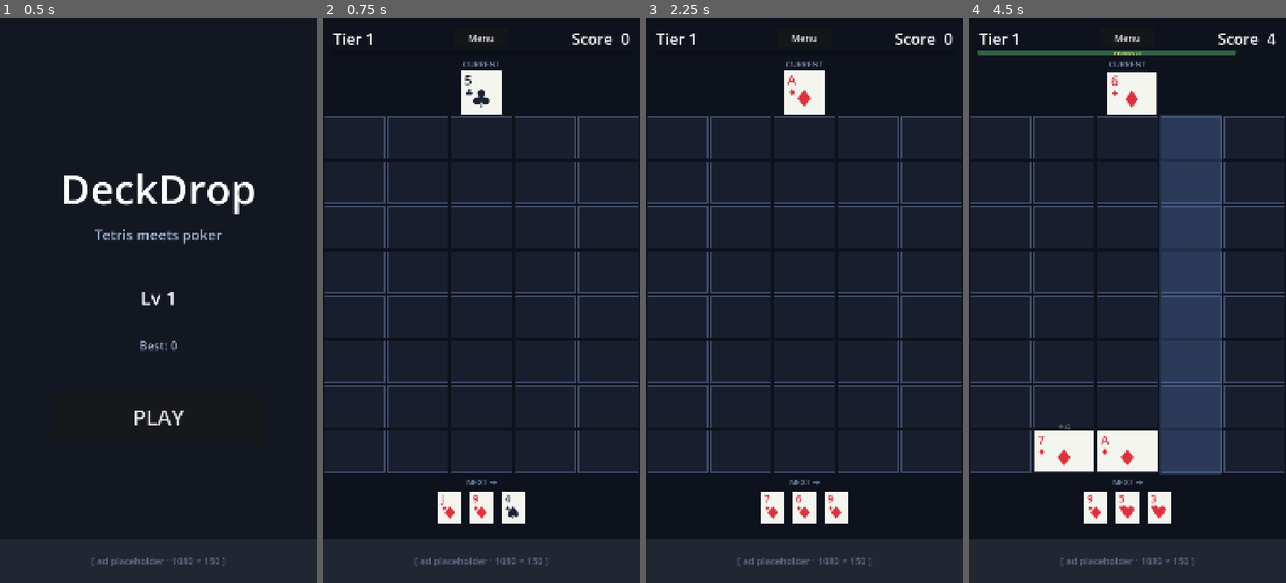
Above: before the commit, frames 1-4 (left to right).
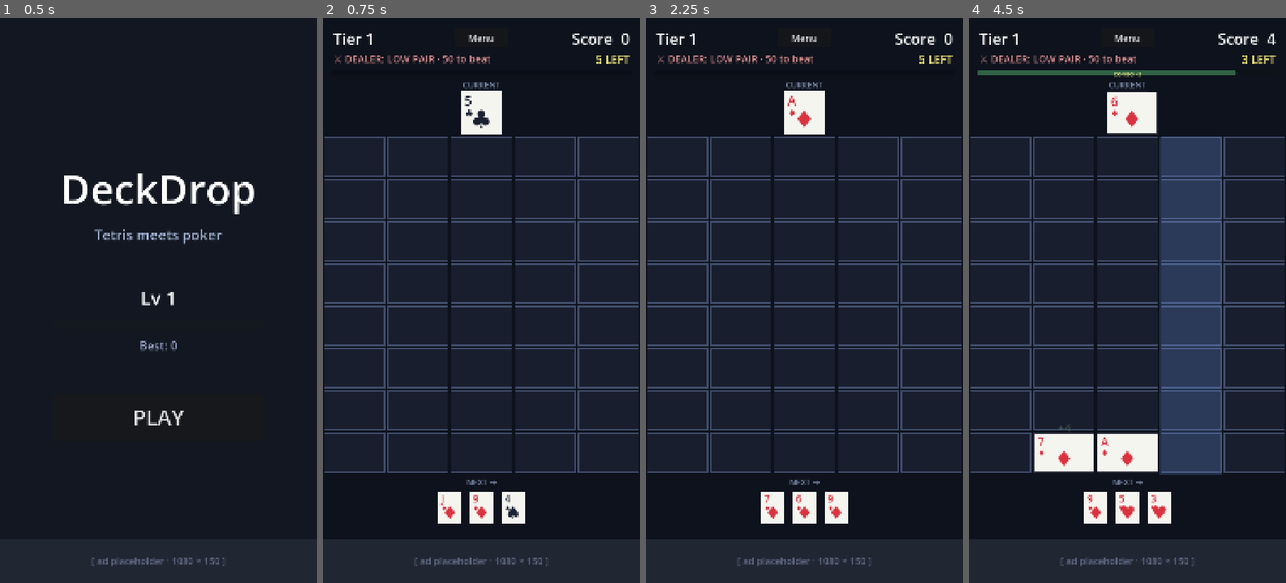
Above: after the commit, the same moments.

Repository: KrisCagle/Godot-CardStack
Game: Godot game, scene res://scenes/Title.tscn
The game is run twice, just before and just after one commit, with the same random seed, the same clock (stepped at 60 frames per second) and the same inputs.
Inputs (mouse positions are in pixels of both pictures, inside the frame that each line leads up to):
- Up to frame 1 (0.5 s): no input
- Up to frame 2 (0.75 s): click "PLAY" at 0.5 s
- Up to frame 3 (2.25 s): click "Menu" at 1.25 s; click "PLAY" at 2 s
- Up to frame 4 (4.5 s): tap Enter at 2.75 s; move the mouse to (1127, 294) at 2.77 s; click (1127, 294) at 2.92 s; move the mouse to (1064, 328) at 3.52 s; click (1064, 328) at 3.67 s; move the mouse to (1159, 176) at 4.27 s; click (1159, 176) at 4.42 s

Frame 1 is identical in both runs. In frame 2, 7.6% of the frame differs, in the area x 0-100%, y 6-74%; in frame 3, 7.6%; in frame 4, 10%, in the area x 0-100%, y 5-80%.

Commit message:
Add Dealer Showdown: 5-card-round opposition with auto-game-over
A Dealer issues a target score every 5 placements (ROUND_LENGTH).
During the round, the game tracks the player's highest single-hand
score (after combo + cascade-tier multipliers). At the 5th placement
the round resolves:

  - Player best > dealer target: BONUS score = 50% of dealer's value,
    dealer scales up one internal tier next round (Low Pair → Pair →
    Two Pair → ... → Royal Flush), big "BEAT DEALER +N" popup, small
    celebratory shake.
  - Player best <= dealer target: instant game over with reason
    "dealer_won" and a "DEALER WINS!" popup.

HUD grows from 130 → 200 to fit two new labels:
  - DealerInfoLabel: "⚔ DEALER: PAIR · 100 to beat" (left)
  - RoundCounterLabel: "5 LEFT" (right, color-shifts red as it nears 1)

TopArea + PlayField shift down accordingly; PlayField cell height
drops from 152 to 144 (negligible).

Dealer's "hand" is intentionally text-only — only the target score
matters for win/lose. Generating an actual 5-card hand of arbitrary
type is ~100 lines that doesn't change gameplay; can upgrade to
visual cards later if it helps the opposition feel.

game_over_panel accepts a reason field and swaps the title text
("GAME OVER" vs "DEALER WINS") + color to match.

Diff:
--- a/DeckDrop/scenes/Game.tscn
+++ b/DeckDrop/scenes/Game.tscn
@@ -23,7 +23,7 @@
 layout_mode = 1
 anchors_preset = 10
 anchor_right = 1.0
-offset_bottom = 130.0
+offset_bottom = 200.0
 
 [node name="TierLabel" type="Label" parent="HUD"]
 layout_mode = 1
@@ -58,6 +58,31 @@
 offset_bottom = 100.0
 text = "Menu"
 theme_override_font_sizes/font_size = 32
+
+[node name="DealerInfoLabel" type="Label" parent="HUD"]
+layout_mode = 1
+offset_left = 36.0
+offset_top = 115.0
+offset_right = 700.0
+offset_bottom = 160.0
+modulate = Color(0.85, 0.55, 0.55, 1)
+text = "DEALER: Pair · 100"
+vertical_alignment = 1
+theme_override_font_sizes/font_size = 34
+
+[node name="RoundCounterLabel" type="Label" parent="HUD"]
+layout_mode = 1
+anchor_left = 1.0
+anchor_right = 1.0
+offset_left = -300.0
+offset_top = 115.0
+offset_right = -36.0
+offset_bottom = 160.0
+modulate = Color(1, 0.95, 0.5, 1)
+text = "5 LEFT"
+horizontal_alignment = 2
+vertical_alignment = 1
+theme_override_font_sizes/font_size = 38
 
 [node name="ComboBar" type="ProgressBar" parent="HUD"]
 layout_mode = 1
@@ -92,8 +117,8 @@
 layout_mode = 1
 anchors_preset = 10
 anchor_right = 1.0
-offset_top = 130.0
-offset_bottom = 330.0
+offset_top = 200.0
+offset_bottom = 400.0
 
 [node name="CurrentLabel" type="Label" parent="TopArea"]
 layout_mode = 1
@@ -123,7 +148,7 @@
 anchors_preset = 15
 anchor_right = 1.0
 anchor_bottom = 1.0
-offset_top = 330.0
+offset_top = 400.0
 offset_bottom = -370.0
 script = ExtResource("2_playfield")
 
--- /dev/null
+++ b/DeckDrop/scripts/dealer.gd
@@ -0,0 +1,28 @@
+class_name Dealer
+extends RefCounted
+## Dealer target generator. Static lookup keyed off the player's current tier.
+##
+## We don't generate actual 5-card hands here — only the target score the player
+## must beat in their 5-placement round. The hand *name* is shown as flavour text
+## ("DEALER: PAIR · 100 to beat") so the player has a sense of what they're up
+## against without needing the dealer's cards on screen.
+
+const TIER_TARGETS := [
+	{"name": "Low Pair",       "score": 50,   "rank": HandEvaluator.HandRank.PAIR},
+	{"name": "Pair",           "score": 100,  "rank": HandEvaluator.HandRank.PAIR},
+	{"name": "Two Pair",       "score": 160,  "rank": HandEvaluator.HandRank.TWO_PAIR},
+	{"name": "Trips",          "score": 240,  "rank": HandEvaluator.HandRank.THREE_OF_A_KIND},
+	{"name": "Straight",       "score": 360,  "rank": HandEvaluator.HandRank.STRAIGHT},
+	{"name": "Flush",          "score": 500,  "rank": HandEvaluator.HandRank.FLUSH},
+	{"name": "Full House",     "score": 700,  "rank": HandEvaluator.HandRank.FULL_HOUSE},
+	{"name": "Quads",          "score": 950,  "rank": HandEvaluator.HandRank.FOUR_OF_A_KIND},
+	{"name": "Straight Flush", "score": 1400, "rank": HandEvaluator.HandRank.STRAIGHT_FLUSH},
+	{"name": "Royal Flush",    "score": 2500, "rank": HandEvaluator.HandRank.ROYAL_FLUSH},
+]
+
+
+# Returns {name: String, score: int, rank: int} for the given tier.
+# Clamps to the table bounds.
+static func target_for_tier(tier: int) -> Dictionary:
+	var idx := clampi(tier - 1, 0, TIER_TARGETS.size() - 1)
+	return TIER_TARGETS[idx].duplicate()
--- a/DeckDrop/scripts/game.gd
+++ b/DeckDrop/scripts/game.gd
@@ -5,23 +5,22 @@
 ## score thresholds promote the run to higher tiers, and each tier shrinks
 ## the visible preview queue (less foresight = harder planning).
 ##
-## Combo: each placement extends a 4-second timer and bumps the combo counter
-## by 1. Scoring multiplies by (1 + (combo - 1) × 0.2). Let the timer run out
-## and the next placement starts a fresh combo at 1.
+## Combo: each placement extends a 4-second timer and bumps the combo counter.
+## Scoring multiplies by (1 + (combo - 1) × 0.2).
 ##
-## Game over: triggered when any column overflows (a card lands in row 0).
-## End-of-run hands XP to SaveData (score/100 + first-time-hand bonuses) and
-## shows the GameOverPanel with Play Again / Menu.
+## Dealer Showdown: every ROUND_LENGTH placements, the dealer issues a target
+## score. The player must clear at least one hand that scores higher during
+## the round. Beat = bonus score + dealer scales up. Fail = immediate game over.
 ##
-## Polish: every scoring hand spawns a floating popup ("FLUSH +135") that
-## drifts up and fades; cleared cells burst particles; cascade tiers ≥2 and
-## any hand at Four-of-a-Kind or rarer trigger a screen shake on the
-## playfield.
+## Game over: triggered by column overflow OR dealer-round loss. End-of-run
+## hands XP to SaveData (score/100 + first-time-hand bonuses) and shows the
+## GameOverPanel with the relevant reason.
 
 const PREVIEW_SIZE := 3
 const DROP_DURATION := 0.26
 const CLEAR_DELAY := 0.16
 const GRAVITY_DELAY := 0.16
+const ROUND_LENGTH := 5  # placements per dealer round
 
 const TIER_THRESHOLDS := [0, 500, 1500, 3000, 5000, 8000, 12000, 18000, 25000, 35000]
 
@@ -46,6 +45,8 @@
 @onready var back_button: Button = $HUD/BackButton
 @onready var combo_bar: ProgressBar = $HUD/ComboBar
 @onready var combo_label: Label = $HUD/ComboLabel
+@onready var dealer_info_label: Label = $HUD/DealerInfoLabel
+@onready var round_counter_label: Label = $HUD/RoundCounterLabel
 @onready var current_card_view: CardView = $TopArea/CurrentSlot
 @onready var preview_card_views: Array[CardView] = [
 	$BottomArea/Preview0,
@@ -66,6 +67,12 @@
 var _best_hand_name: String = ""
 var _best_hand_score: int = 0
 var _hands_seen_this_run: Dictionary = {}
+
+# Dealer state
+var _dealer_target: Dictionary = {}
+var _round_placements: int = 0
+var _round_best_score: int = 0
+var _dealer_tier: int = 1  # what tier dealer is currently scaled to
 
 var _shake_tween: Tween = null
 var _shake_orig: Vector2 = Vector2.ZERO
@@ -94,6 +101,10 @@
 	_best_hand_name = ""
 	_best_hand_score = 0
 	_hands_seen_this_run = {}
+	_round_placements = 0
+	_round_best_score = 0
+	_dealer_tier = 1
+	_dealer_target = Dealer.target_for_tier(_dealer_tier)
 	playfield.reset()
 	game_over_panel.hide_summary()
 	_refresh()
@@ -130,8 +141,15 @@
 	_check_tier_up()
 
 	if playfield.is_any_column_full():
-		_end_run()
+		_end_run("column_overflow")
 		return
+
+	# Dealer round
+	_round_placements += 1
+	if _round_placements >= ROUND_LENGTH:
+		await _evaluate_round()
+		if _game_over:
+			return
 
 	_advance_queue()
 	_combo_timer = COMBO_TIME_MAX
@@ -182,6 +200,8 @@
 			if earned > _best_hand_score:
 				_best_hand_score = earned
 				_best_hand_name = String(g.name)
+			if earned > _round_best_score:
+				_round_best_score = earned
 			_hands_seen_this_run[String(g.name)] = int(_hands_seen_this_run.get(g.name, 0)) + 1
 
 			print("[score] %s (%s) %d × tier %.1f × combo %.1f → %d  (total %d)" \
@@ -207,7 +227,40 @@
 		await get_tree().create_timer(GRAVITY_DELAY).timeout
 
 
-func _end_run() -> void:
+# Evaluates the dealer round. Caller awaits — may end the run if player lost.
+func _evaluate_round() -> void:
+	var dealer_score: int = int(_dealer_target.get("score", 0))
+	var dealer_name: String = String(_dealer_target.get("name", "?"))
+
+	if _round_best_score > dealer_score:
+		# Win
+		var bonus := int(round(float(dealer_score) * 0.5))
+		score += bonus
+		_refresh_score()
+		print("[dealer] %s (%d) BEATEN with %d → +%d bonus" \
+			% [dealer_name, dealer_score, _round_best_score, bonus])
+		_spawn_dealer_popup("BEAT DEALER  +%d" % bonus, Color(0.45, 1.0, 0.65))
+		_shake(10.0, 0.22)
+		await get_tree().create_timer(0.55).timeout
+		# Scale up dealer for next round.
+		_dealer_tier += 1
+		_dealer_target = Dealer.target_for_tier(_dealer_tier)
+	else:
+		# Lose — game over
+		print("[dealer] %s (%d) WINS — best %d not enough" \
+			% [dealer_name, dealer_score, _round_best_score])
+		_spawn_dealer_popup("DEALER WINS!", Color(1.0, 0.40, 0.45))
+		_shake(18.0, 0.40)
+		await get_tree().create_timer(1.1).timeout
+		_end_run("dealer_won")
+		return
+
+	_round_placements = 0
+	_round_best_score = 0
+	_refresh_dealer_hud()
+
+
+func _end_run(reason: String = "column_overflow") -> void:
 	_game_over = true
 	_is_animating = false
 	_combo_timer = 0.0
@@ -227,10 +280,11 @@
 	var add_result: Dictionary = SaveData.add_xp(total_xp)
 	var is_new_best: bool = SaveData.record_score(score, _today_date())
 
-	print("[run] over · score %d · xp +%d (score %d + hands %d)" \
-		% [score, total_xp, xp_from_score, first_time_bonus])
+	print("[run] over (%s) · score %d · xp +%d (score %d + hands %d)" \
+		% [reason, score, total_xp, xp_from_score, first_time_bonus])
 
 	game_over_panel.show_summary({
+		"reason": reason,
 		"score": score,
 		"best_hand_name": _best_hand_name,
 		"best_hand_score": _best_hand_score,
@@ -292,10 +346,26 @@
 		if i < visible:
 			slot.set_card(_preview[i])
 	_refresh_combo_display()
+	_refresh_dealer_hud()
 
 
 func _refresh_score() -> void:
 	score_label.text = "Score  %d" % score
+
+
+func _refresh_dealer_hud() -> void:
+	var dealer_name: String = String(_dealer_target.get("name", "?"))
+	var dealer_score: int = int(_dealer_target.get("score", 0))
+	dealer_info_label.text = "⚔ DEALER: %s · %d to beat" % [dealer_name.to_upper(), dealer_score]
+	var left := ROUND_LENGTH - _round_placements
+	round_counter_label.text = "%d LEFT" % left
+	# Color round counter by urgency
+	if left <= 1:
+		round_counter_label.modulate = Color(1.0, 0.4, 0.45)
+	elif left <= 2:
+		round_counter_label.modulate = Color(1.0, 0.75, 0.4)
+	else:
+		round_counter_label.modulate = Color(1.0, 0.95, 0.5)
 
 
 func _refresh_combo_display() -> void:
@@ -320,7 +390,51 @@
 	combo_bar.modulate = fill
 
 
-# --- polish: popups, particles, screen shake ---
+# --- per-placement bonuses ---
+
+
+func _apply_placement_bonuses(col: int, row: int, placed: Card) -> void:
+	if placed == null or placed.is_joker:
+		return
+	var combo_mult := 1.0 + float(maxi(0, _combo - 1)) * COMBO_INCREMENT
+
+	var adj_raw := _adjacency_bonus(col, row, placed)
+	var squares: Array = playfield.find_same_suit_squares_at(col, row)
+	var square_raw := squares.size() * 20
+	var raw_total := adj_raw + square_raw
+	if raw_total <= 0:
+		return
+
+	var earned := int(round(float(raw_total) * combo_mult))
+	score += earned
+	_refresh_score()
+
+	var rect: Rect2 = playfield.cell_local_rect(col, row)
+	var center: Vector2 = playfield.global_position + rect.position + rect.size * 0.5
+	var color: Color = Color(0.70, 1.00, 0.85) if square_raw == 0 else Color(0.80, 0.95, 1.00)
+	_spawn_mini_popup("+%d" % earned, center, color)
+
+
+func _adjacency_bonus(col: int, row: int, placed: Card) -> int:
+	var bonus := 0
+	var neighbors := [
+		Vector2i(col - 1, row),
+		Vector2i(col + 1, row),
+		Vector2i(col, row - 1),
+		Vector2i(col, row + 1),
+	]
+	for n in neighbors:
+		var neighbor: Card = playfield.card_at(n.x, n.y)
+		if neighbor == null or neighbor.is_joker:
+			continue
+		if neighbor.rank == placed.rank:
+			bonus += 5
+		if neighbor.suit == placed.suit:
+			bonus += 3
+	return bonus
+
+
+# --- popups, particles, shake ---
 
 
 func _spawn_hand_popup(g: Dictionary, earned: int) -> void:
@@ -348,6 +462,34 @@
 	tween.tween_property(popup, "scale", Vector2(1.0, 1.0), 0.20) \
 		.set_trans(Tween.TRANS_BACK).set_ease(Tween.EASE_OUT)
 	tween.tween_property(popup, "modulate:a", 0.0, 0.40).set_delay(0.55)
+
+	await tween.finished
+	popup.queue_free()
+
+
+# Big screen-centered popup for dealer round outcomes.
+func _spawn_dealer_popup(text: String, color: Color) -> void:
+	var popup := Label.new()
+	popup.text = text
+	popup.add_theme_font_size_override("font_size", 88)
+	popup.add_theme_color_override("font_color", color)
+	popup.add_theme_color_override("font_outline_color", Color(0, 0, 0, 0.92))
+	popup.add_theme_constant_override("outline_size", 14)
+	popup.z_index = 120
+	popup.mouse_filter = Control.MOUSE_FILTER_IGNORE
+	add_child(popup)
+	await get_tree().process_frame
+
+	popup.position = (size - popup.size) * 0.5
+	popup.position.y -= 100.0
+	popup.pivot_offset = popup.size * 0.5
+	popup.scale = Vector2(0.5, 0.5)
+
+	var tween := create_tween().set_parallel(true)
+	tween.tween_property(popup, "scale", Vector2(1.1, 1.1), 0.25) \
+		.set_trans(Tween.TRANS_BACK).set_ease(Tween.EASE_OUT)
+	tween.tween_property(popup, "scale", Vector2(1.0, 1.0), 0.15).set_delay(0.25)
+	tween.tween_property(popup, "modulate:a", 0.0, 0.50).set_delay(0.65)
 
 	await tween.finished
 	popup.queue_free()
@@ -425,54 +567,6 @@
 			return Color(0.90, 0.90, 0.94)
 
 
-# --- per-placement bonuses (strategy depth) ---
-
-
-# Awards adjacency (same-rank +5, same-suit +3 per neighbor) and same-suit 2×2
-# square bonuses (+20 each) for the just-placed card, multiplied by the active
-# combo. Fires a single mini popup near the placement so the player can see why
-# the score moved.
-func _apply_placement_bonuses(col: int, row: int, placed: Card) -> void:
-	if placed == null or placed.is_joker:
-		return
-	var combo_mult := 1.0 + float(maxi(0, _combo - 1)) * COMBO_INCREMENT
-
-	var adj_raw := _adjacency_bonus(col, row, placed)
-	var squares: Array = playfield.find_same_suit_squares_at(col, row)
-	var square_raw := squares.size() * 20
-	var raw_total := adj_raw + square_raw
-	if raw_total <= 0:
-		return
-
-	var earned := int(round(float(raw_total) * combo_mult))
-	score += earned
-	_refresh_score()
-
-	var rect: Rect2 = playfield.cell_local_rect(col, row)
-	var center: Vector2 = playfield.global_position + rect.position + rect.size * 0.5
-	var color: Color = Color(0.70, 1.00, 0.85) if square_raw == 0 else Color(0.80, 0.95, 1.00)
-	_spawn_mini_popup("+%d" % earned, center, color)
-
-
-func _adjacency_bonus(col: int, row: int, placed: Card) -> int:
-	var bonus := 0
-	var neighbors := [
-		Vector2i(col - 1, row),
-		Vector2i(col + 1, row),
-		Vector2i(col, row - 1),
-		Vector2i(col, row + 1),
-	]
-	for n in neighbors:
-		var neighbor: Card = playfield.card_at(n.x, n.y)
-		if neighbor == null or neighbor.is_joker:
-			continue
-		if neighbor.rank == placed.rank:
-			bonus += 5
-		if neighbor.suit == placed.suit:
-			bonus += 3
-	return bonus
-
-
 func _spawn_mini_popup(text: String, world_pos: Vector2, color: Color) -> void:
 	var popup := Label.new()
 	popup.text = text
--- a/DeckDrop/scripts/game_over_panel.gd
+++ b/DeckDrop/scripts/game_over_panel.gd
@@ -10,6 +10,7 @@
 signal play_again_pressed
 signal menu_pressed
 
+@onready var title_label: Label = $Panel/VBox/Title
 @onready var score_label: Label = $Panel/VBox/ScoreLabel
 @onready var best_badge: Label = $Panel/VBox/BestBadge
 @onready var best_hand_label: Label = $Panel/VBox/BestHandLabel
@@ -26,6 +27,14 @@
 
 
 func show_summary(data: Dictionary) -> void:
+	var reason: String = String(data.get("reason", "column_overflow"))
+	if reason == "dealer_won":
+		title_label.text = "DEALER WINS"
+		title_label.add_theme_color_override("font_color", Color(1.0, 0.45, 0.50))
+	else:
+		title_label.text = "GAME OVER"
+		title_label.add_theme_color_override("font_color", Color(0.96, 0.96, 0.96))
+
 	score_label.text = "Score  %d" % int(data.get("score", 0))
 	best_badge.visible = bool(data.get("is_new_best", false))
 
